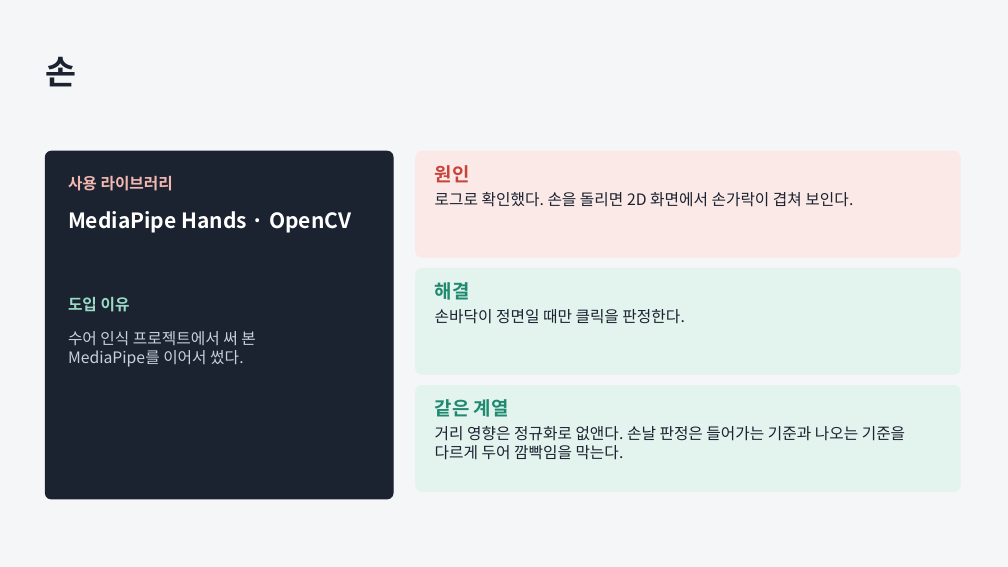
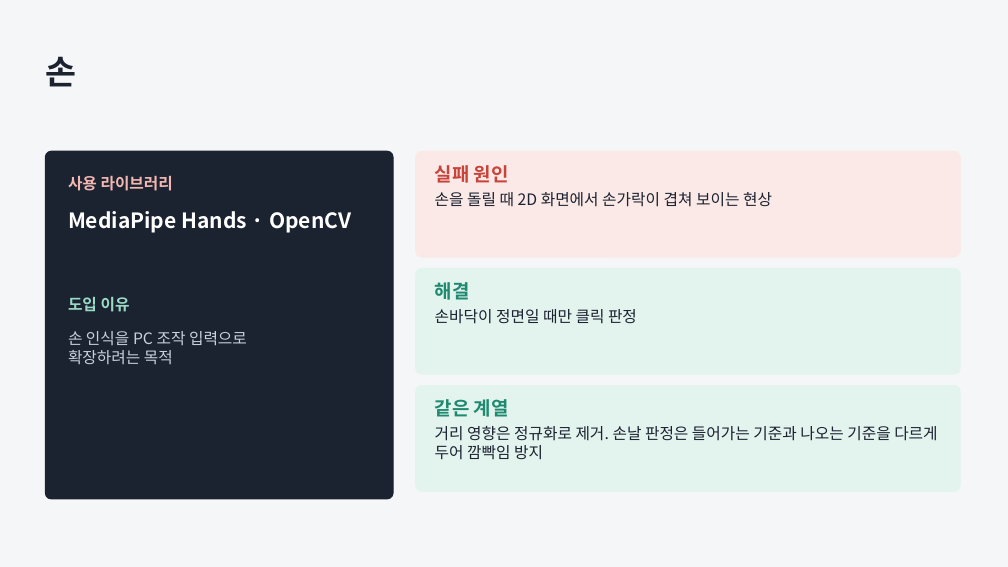
Before and after one commit to JungUH-0/JungPra, a slide deck: slide 6 of pythonpra/myproject/ppt/assistant_process.pptx. Drawn at 1008x567 pixels with LibreOffice and Linux fonts; fonts in the diff are those of the drawing. Boxes give left, top, right and bottom in pixels: in the first picture for what was removed or moved away, otherwise in the second. Text is boxed around its words. In the diff, an @@ line names an element or a change of style, - is before the commit and + after.

```diff
--- a/pythonpra/myproject/ppt/assistant_process.pptx
+++ b/pythonpra/myproject/ppt/assistant_process.pptx
@@ text at [435, 165, 772, 207]: text changed @@
-원인
-로그로 확인했다. 손을 돌리면 2D 화면에서 손가락이 겹쳐 보인다.
+실패 원인
+손을 돌릴 때 2D 화면에서 손가락이 겹쳐 보이는 현상
@@ text at [435, 309, 637, 324]: text changed @@
-손바닥이 정면일 때만 클릭을 판정한다.
+손바닥이 정면일 때만 클릭 판정
@@ text at [68, 331, 247, 364]: text changed @@
-수어 인식 프로젝트에서 써 본
-MediaPipe를 이어서 썼다.
+손 인식을 PC 조작 입력으로
+확장하려는 목적
@@ text at [435, 426, 937, 460]: text changed @@
-거리 영향은 정규화로 없앤다. 손날 판정은 들어가는 기준과 나오는 기준을 다르게 두어 깜빡임을 막는다.
+거리 영향은 정규화로 제거. 손날 판정은 들어가는 기준과 나오는 기준을 다르게 두어 깜빡임 방지
```
Also in this commit, not shown: 11 other slides changed, 5 other files.
